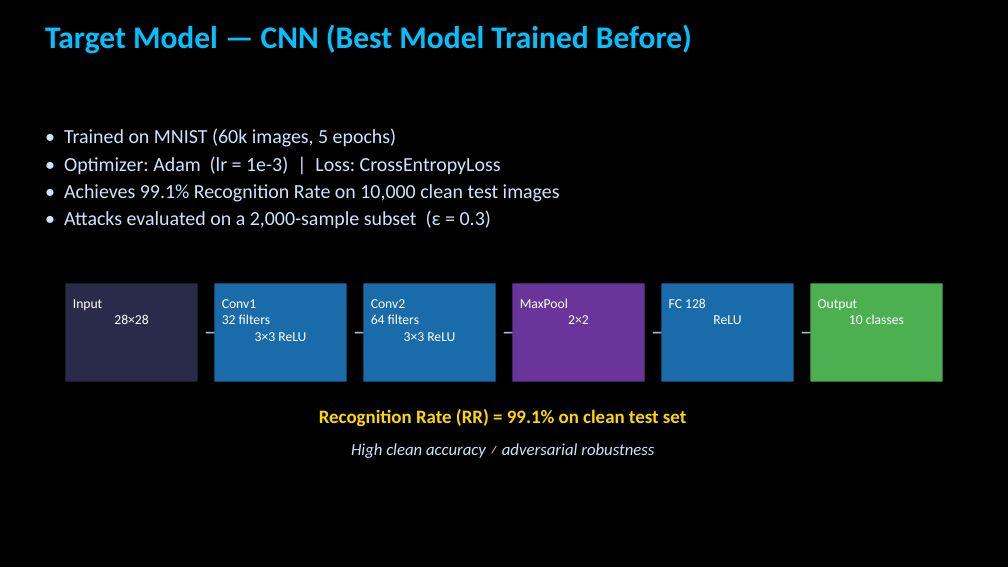
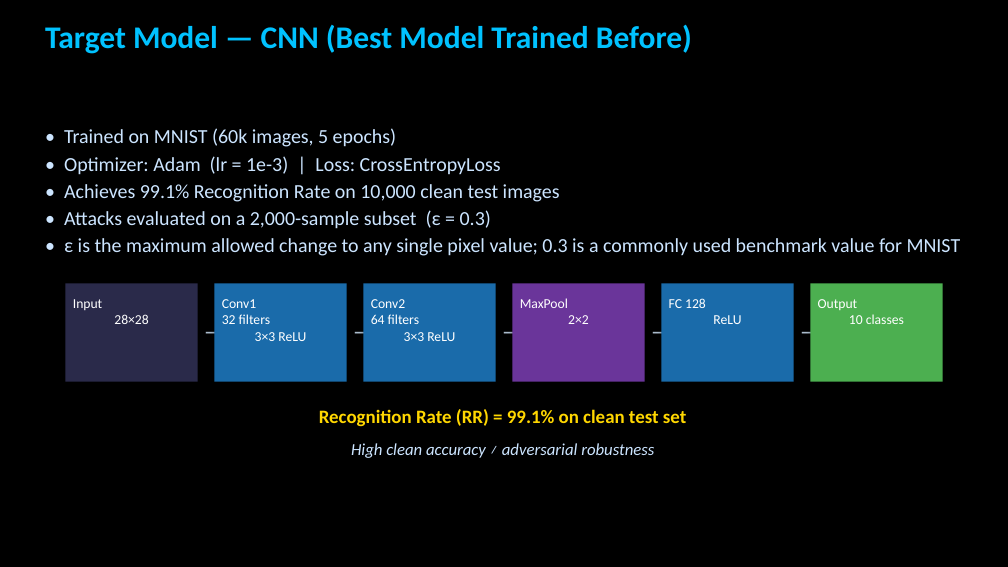
Before and after one commit to zxu235/ai-hw-spring-2026-Ziru-Xu, a slide deck: slide 2 of Assignment7.1-Attack_MNIST_Presentation.pptx. Drawn at 1008x567 pixels with LibreOffice and Linux fonts; fonts in the diff are those of the drawing; background and template pictures are left out. Boxes give left, top, right and bottom in pixels: in the first picture for what was removed or moved away, otherwise in the second. Text is boxed around its words. In the diff, an @@ line names an element or a change of style, - is before the commit and + after.

```diff
--- a/Assignment7.1-Attack_MNIST_Presentation.pptx
+++ b/Assignment7.1-Attack_MNIST_Presentation.pptx
@@ text at (64,238,961,256): paragraph added @@
+• ε is the maximum allowed change to any single pixel value; 0.3 is a commonly used benchmark value for MNIST
```
Also in this commit, not shown: 3 other slides changed, 2 slides removed.
